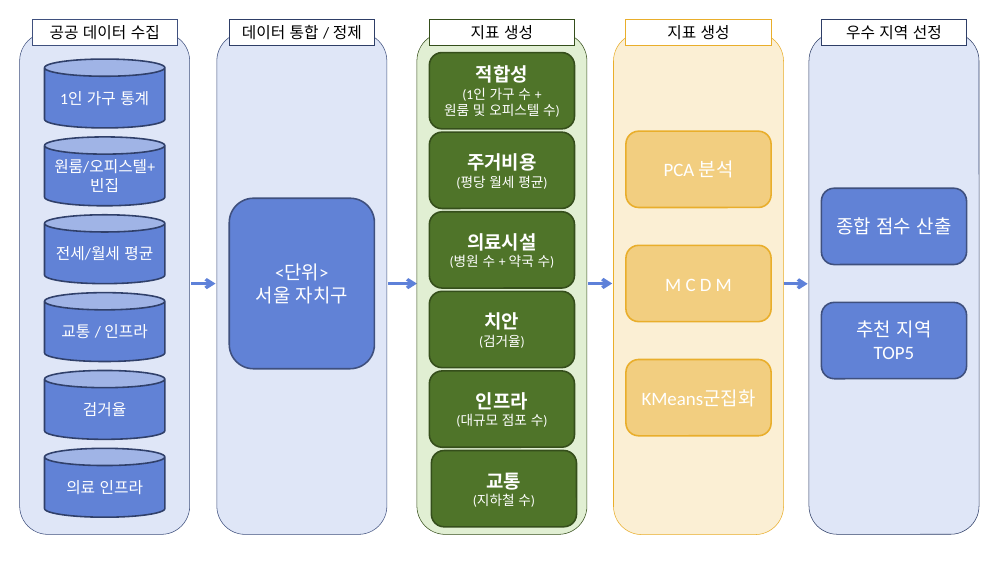
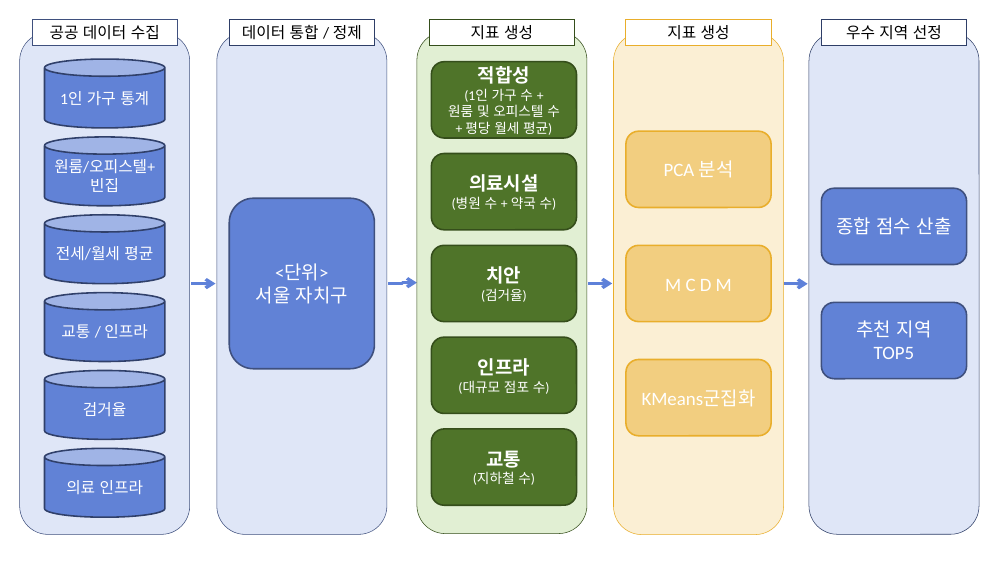
Before and after one commit to hzlloni/SingleHousing_Analysis, a slide deck: slide 1 of 데이터 흐름도.pptx. Drawn at 1008x567 pixels with LibreOffice and Linux fonts; fonts in the diff are those of the drawing. Boxes give left, top, right and bottom in pixels: in the first picture for what was removed or moved away, otherwise in the second. Text is boxed around its words. In the diff, an @@ line names an element or a change of style, - is before the commit and + after.

Commit message:
데이터 흐름도
01.20

```diff
--- a/데이터 흐름도.pptx
+++ b/데이터 흐름도.pptx
@@ rounded rectangle "적합성": place and size @@
-rounded rectangle "적합성" at (430, 53, 575, 129)
+rounded rectangle "적합성" at (432, 62, 577, 138)
@@ text in rounded rectangle at (448, 104, 560, 135): text changed @@
-원룸 및 오피스텔 수)
+원룸 및 오피스텔 수
++ 평당 월세 평균)
@@ rounded rectangle removed at (430, 132, 575, 209) @@
-주거비용
-(평당 월세 평균)
@@ rounded rectangle "의료시설": place and size @@
-rounded rectangle "의료시설" at (430, 212, 575, 288)
+rounded rectangle "의료시설" at (432, 154, 577, 230)
@@ rounded rectangle "치안": place and size @@
-rounded rectangle "치안" at (430, 291, 575, 368)
+rounded rectangle "치안" at (432, 246, 577, 322)
@@ rounded rectangle "인프라": place and size @@
-rounded rectangle "인프라" at (430, 371, 575, 448)
+rounded rectangle "인프라" at (432, 337, 577, 414)
@@ rounded rectangle "교통": place and size @@
-rounded rectangle "교통" at (432, 451, 577, 527)
+rounded rectangle "교통" at (432, 429, 577, 505)
```
